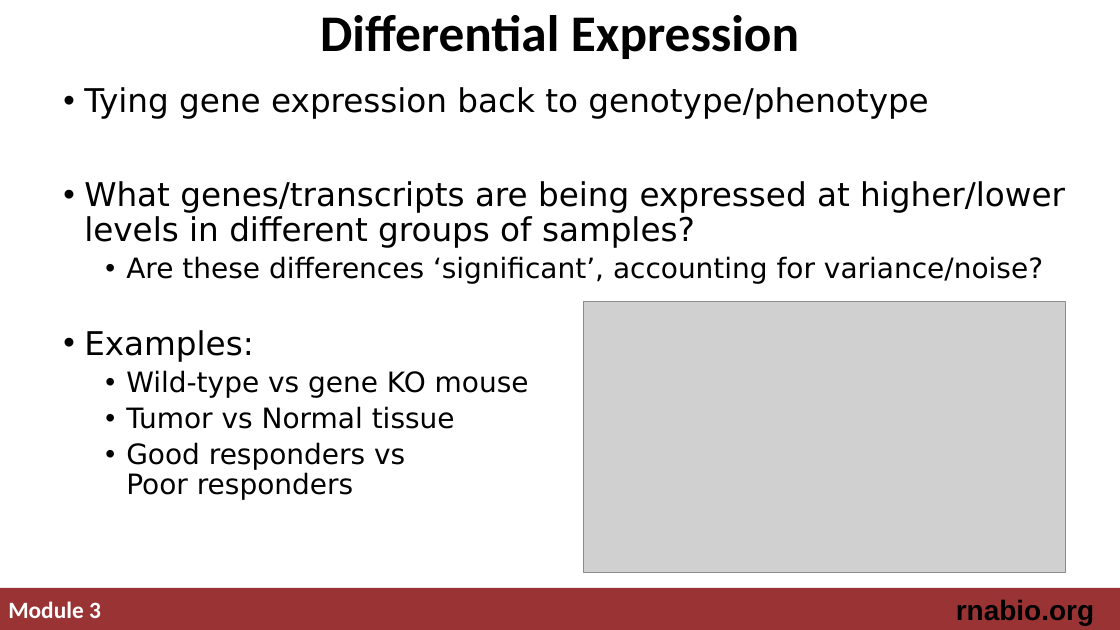
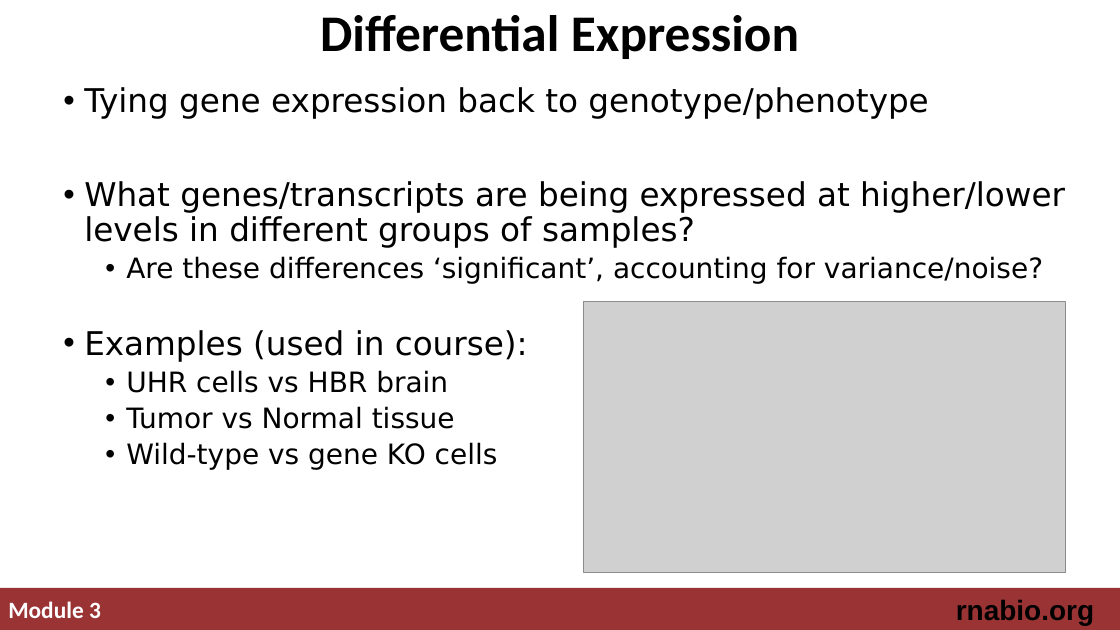
Before and after one commit to griffithlab/rnabio.org, a slide deck: slide 2 of assets/lectures/cshl/2019/mini/RNASeq_MiniLecture_03_03_DifferentialExpression.pptx. Drawn at 1120x630 pixels with LibreOffice and Linux fonts; fonts in the diff are those of the drawing; grey boxes stand for pictures. Boxes give left, top, right and bottom in pixels: in the first picture for what was removed or moved away, otherwise in the second. Text is boxed around its words. In the diff, an @@ line names an element or a change of style, - is before the commit and + after.

```diff
--- a/assets/lectures/cshl/2019/mini/RNASeq_MiniLecture_03_03_DifferentialExpression.pptx
+++ b/assets/lectures/cshl/2019/mini/RNASeq_MiniLecture_03_03_DifferentialExpression.pptx
@@ text at bbox=[84, 330, 528, 393]: text changed; size 24 to 28 pt @@
-• Examples:
-  • Wild-type vs gene KO mouse
+• Examples (used in course):
+  • UHR cells vs HBR brain
@@ text at bbox=[126, 442, 498, 470]: text changed @@
-  • Good responders vs
-    Poor responders
+  • Wild-type vs gene KO cells
```
Also in this commit, not shown: 1 other slide changed, 1 other file.
